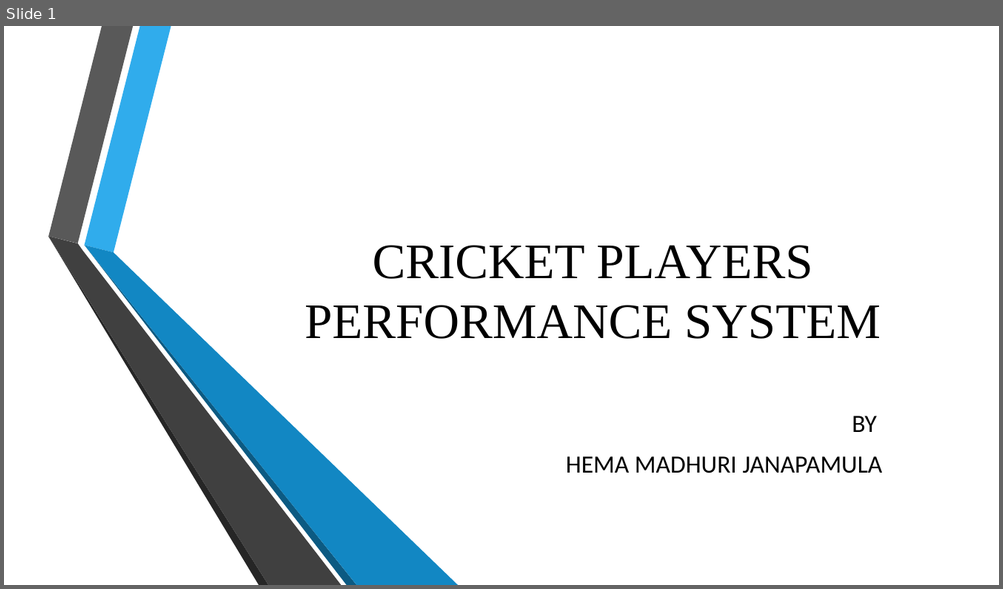
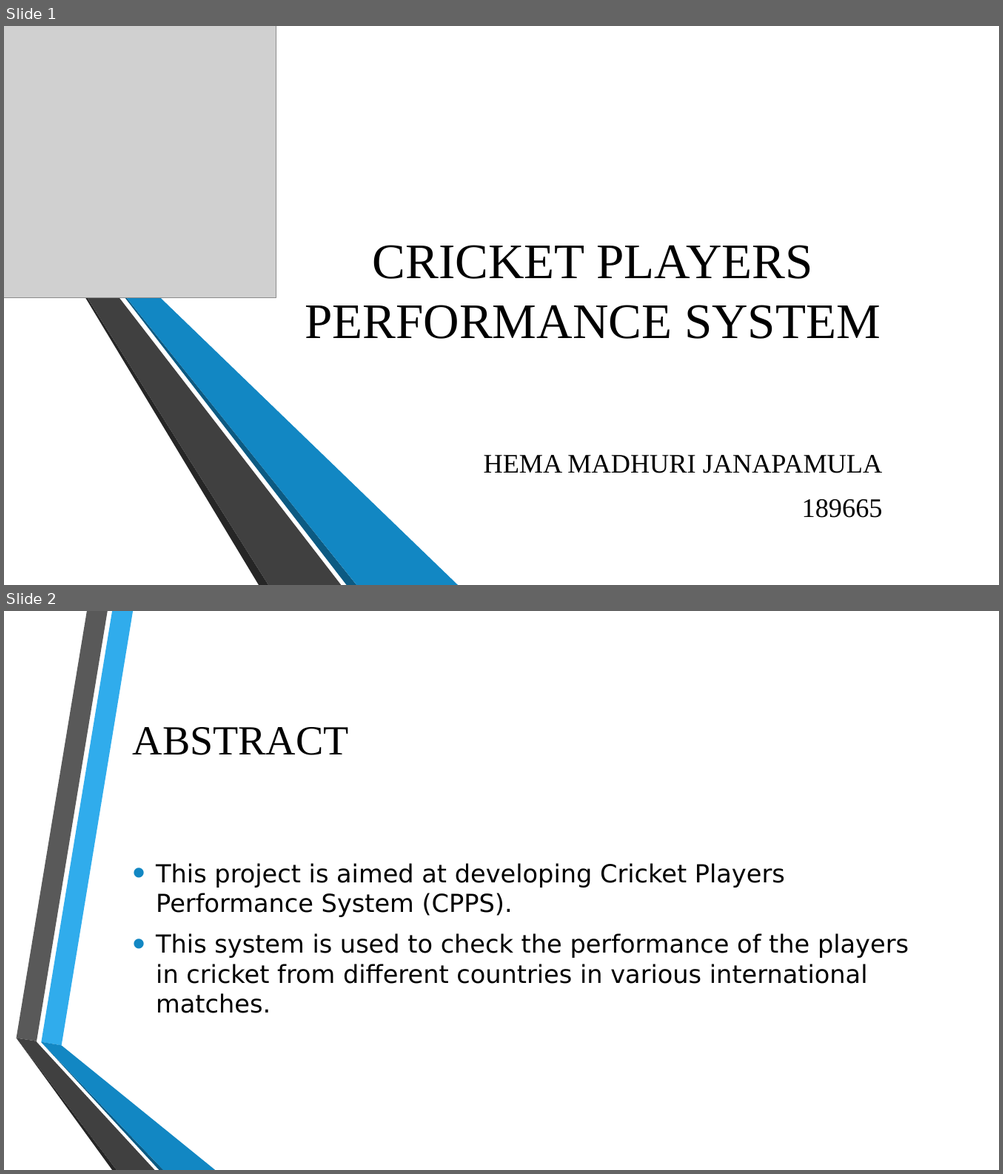
Before and after one commit to hemamadhuri98/test_fact, a slide deck: Cricket Players Performance System.pptx. Shown one above the other, each under a label of ours: slide 1 before the commit, slides 1 and 2 after it. The pictures are 1003x589 and 1003x1174 pixels, drawn with LibreOffice and Linux fonts; fonts in the diff are those of the drawing; grey boxes stand for pictures; background and template pictures are left out. Boxes give left, top, right and bottom in pixels: in the first picture for what was removed or moved away, otherwise in the second. Text is boxed around its words. In the diff, an @@ line names an element or a change of style, - is before the commit and + after.

```diff
--- a/Cricket Players Performance System.pptx
+++ b/Cricket Players Performance System.pptx
@@ slide 2 added at <box>4,611,999,1170</box>, background picture (left out) @@
@@ title added at <box>133,727,349,755</box>, 40 pt, text #000000 @@
+ABSTRACT
@@ text added at <box>156,863,908,1014</box>, 24 pt, text #000000 @@
+• This project is aimed at developing Cricket Players Performance System (CPPS).
+• This system is used to check the performance of the players in cricket from different countries in various international matches.
@@ group added at <box>16,611,215,1170</box>: 6 freeform shapes @@
@@ slide 1 changed as well @@
@@ picture added at <box>4,26,276,298</box> @@
@@ subtitle at <box>851,416,876,432</box>: paragraph removed @@
-BY
@@ subtitle at <box>484,455,882,474</box>: size 24 to 25.9 pt, font Calibri to Times New Roman in "HEMA MADHURI JANAPAMULA" @@
@@ subtitle at <box>802,500,882,518</box>: paragraph added @@
+189665
```
Also in this commit, not shown: 15 other slides added.
